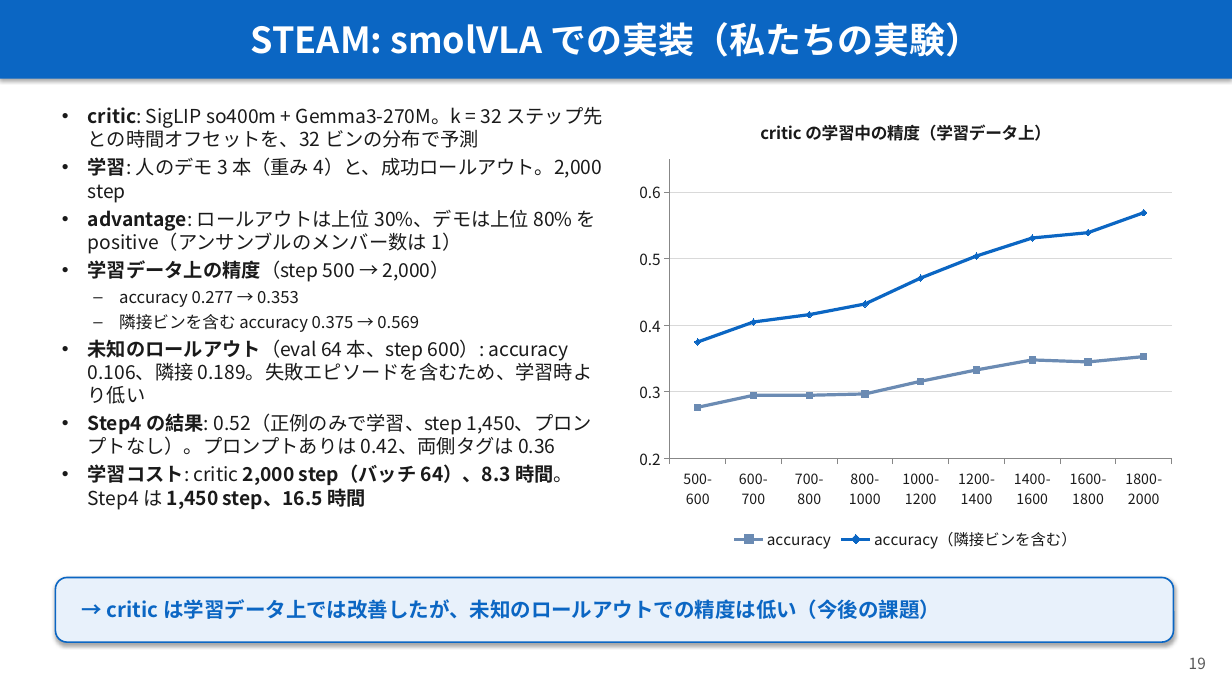
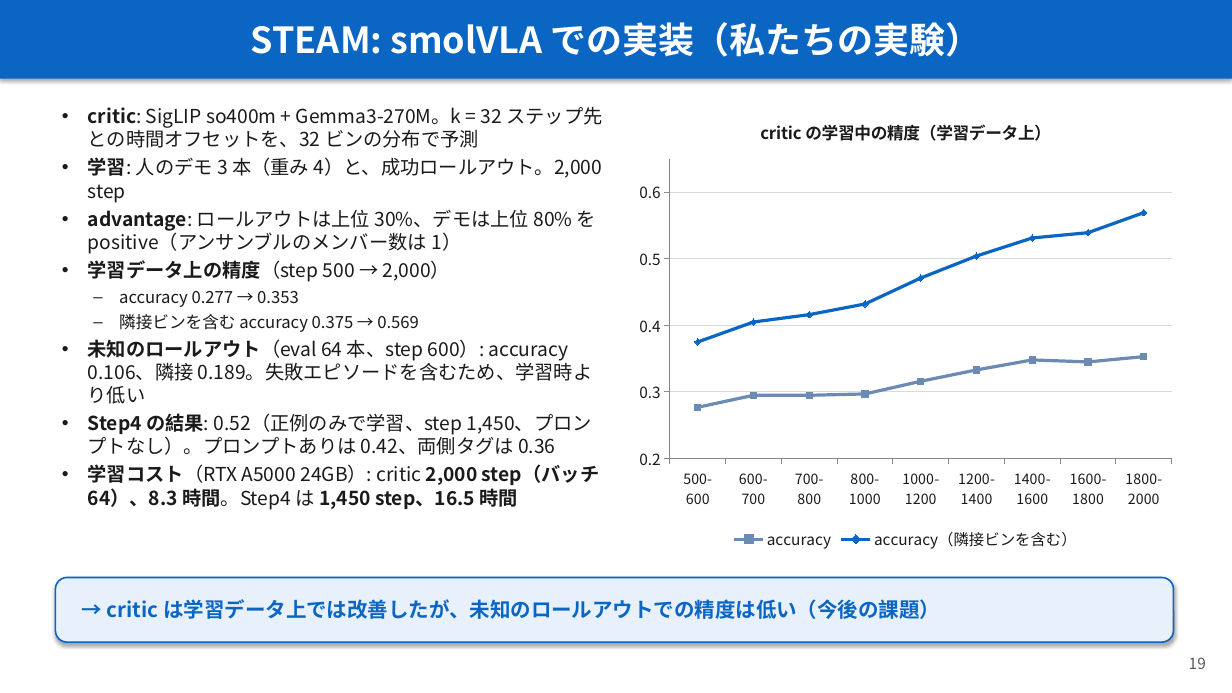
Before and after one commit to Junhand/libero_RL, a slide deck: slide 19 of docs/RECAP_STEAM_RLToken.pptx. Drawn at 1232x693 pixels with LibreOffice and Linux fonts; fonts in the diff are those of the drawing. Boxes give left, top, right and bottom in pixels: in the first picture for what was removed or moved away, otherwise in the second. Text is boxed around its words. In the diff, an @@ line names an element or a change of style, - is before the commit and + after.

```diff
--- a/docs/RECAP_STEAM_RLToken.pptx
+++ b/docs/RECAP_STEAM_RLToken.pptx
@@ text at [88, 464, 599, 510]: text changed @@
-• 学習コスト: critic 2,000 step（バッチ 64）、8.3 時間。Step4 は 1,450 step、16.5 時間
+• 学習コスト（RTX A5000 24GB）: critic 2,000 step（バッチ 64）、8.3 時間。Step4 は 1,450 step、16.5 時間
```
Also in this commit, not shown: 4 other slides changed, 1 other file.
